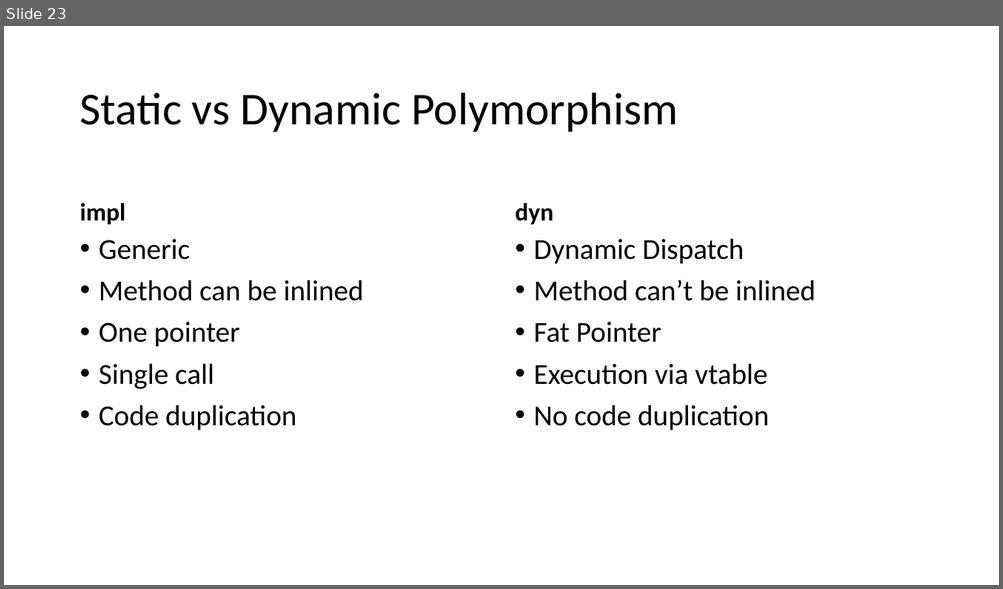
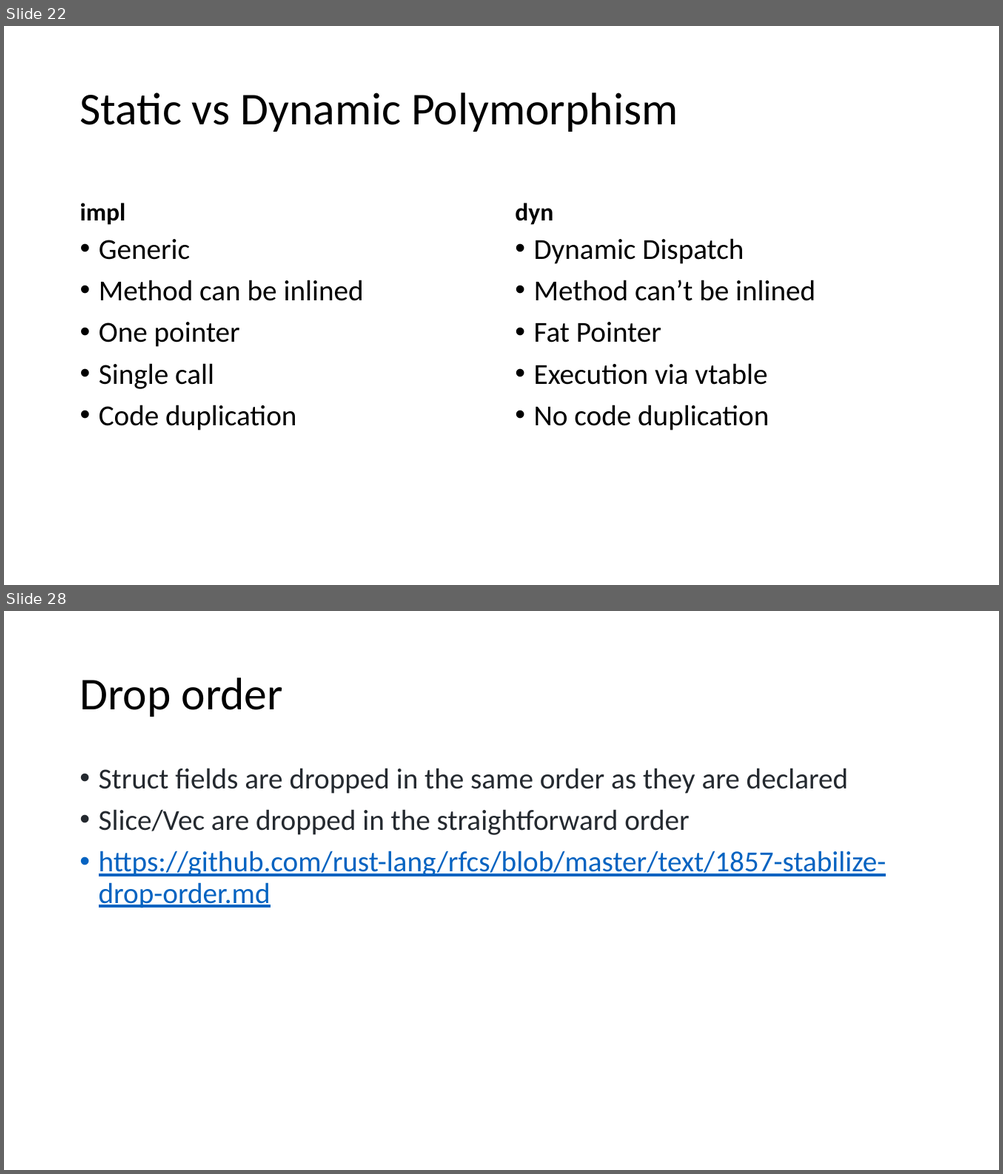
Before and after one commit to kugushev/course-rust-basics, a slide deck: src/06-OopFp/06-OopFp.pptx. Shown one above the other, each under a label of ours: slide 23 before the commit, slides 22 and 28 after it; the slides between them are not shown. The pictures are 1003x589 and 1003x1174 pixels, drawn with LibreOffice and Linux fonts; fonts in the diff are those of the drawing. Boxes give left, top, right and bottom in pixels: in the first picture for what was removed or moved away, otherwise in the second. Text is boxed around its words. In the diff, an @@ line names an element or a change of style, - is before the commit and + after.

```diff
--- a/src/06-OopFp/06-OopFp.pptx
+++ b/src/06-OopFp/06-OopFp.pptx
@@ slide 28 added at (4,611,999,1170), background #FFFFFF @@
@@ title added at (79,678,283,717), 44 pt, text #000000 @@
+Drop order
@@ text added at (99,768,886,908), 28 pt, text #24292F @@
+• Struct fields are dropped in the same order as they are declared
+• Slice/Vec are dropped in the straightforward order
+• https://github.com/rust-lang/rfcs/blob/master/text/1857-stabilize-drop-order.md
@@ what was slide 23 is now slide 22 @@
```
Also in this commit, not shown: 7 other slides added, 1 slide removed, 1 other file.
